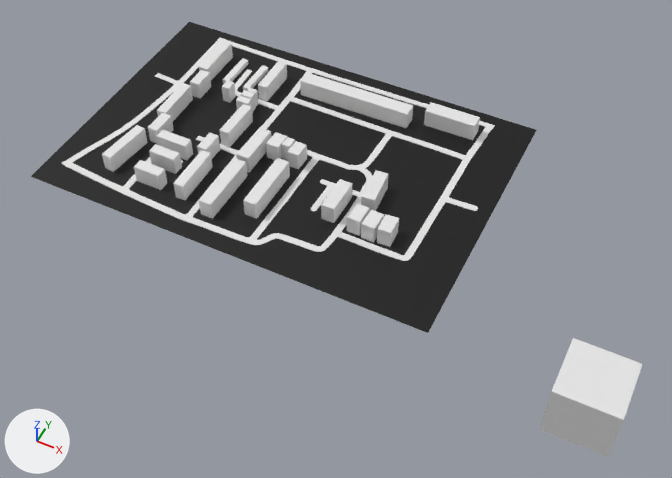
An edit to the glTF model assets/town.glb, drawn before and after from the same camera.
Both versions are drawn from a 50 mm lens placed at (37.0, -400.0, 568.0), pointed at (-202.0, 78.0, -29.0). The axes (+X, +Y, +Z) are drawn at lower left. The lights are the same throughout. Where no turn or scale is listed for an object, it has been applied to the vertices.
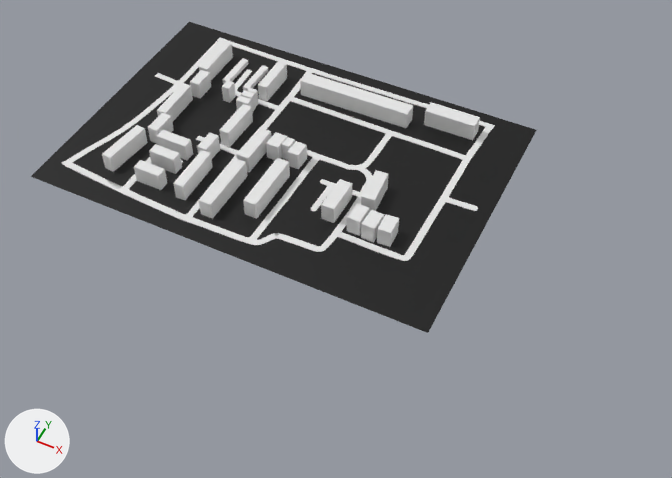
The newer file is also turned or shifted as a whole; pictures and numbers use the older file's frame.

Location of each change, (x1, y1, x2, y2) in pixels of the pictures (672 x 478 px):
'Cube', deleted
    before: (540, 338, 642, 457)

The change in detail:
Object 'Cube' (ob_cube) is deleted.
